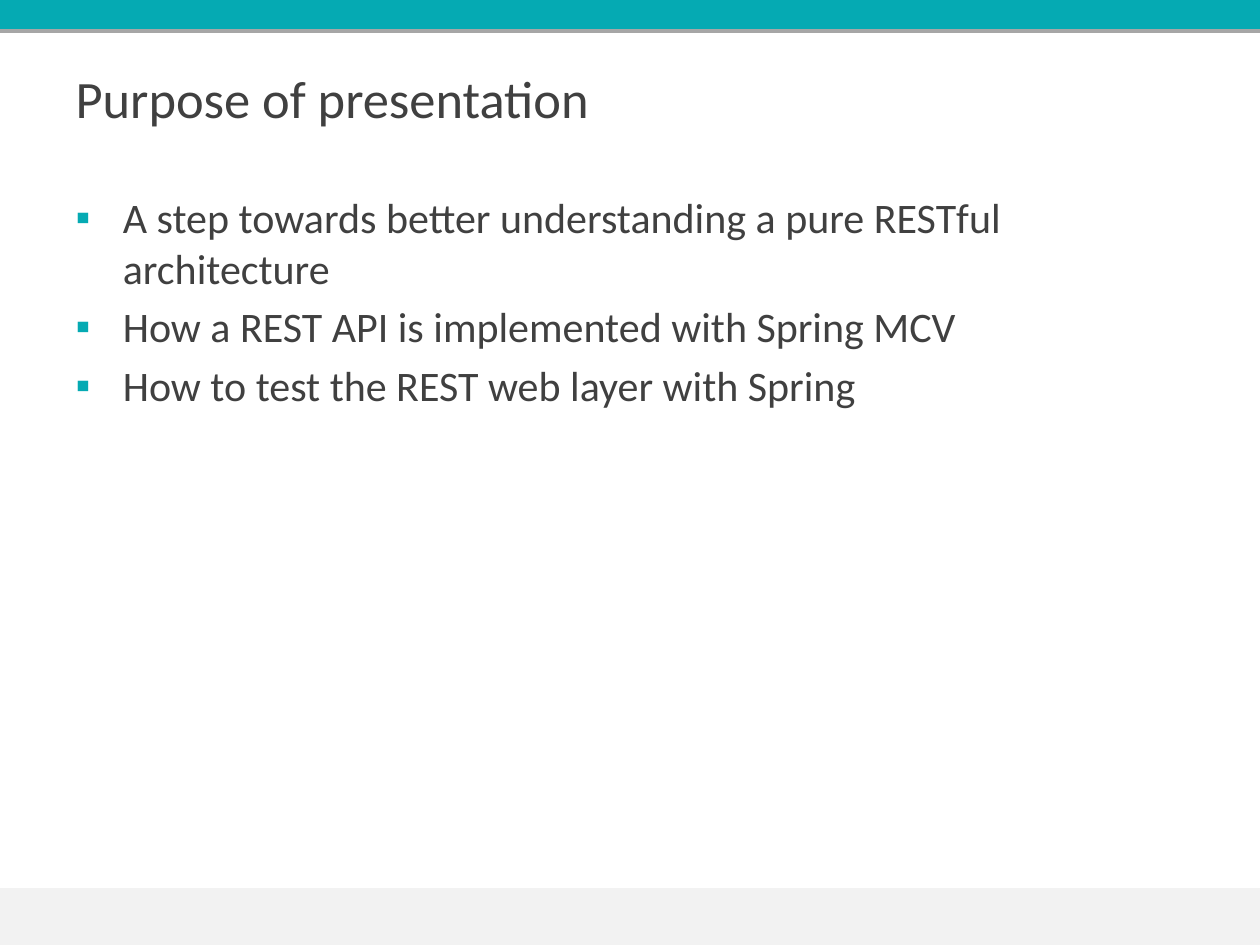
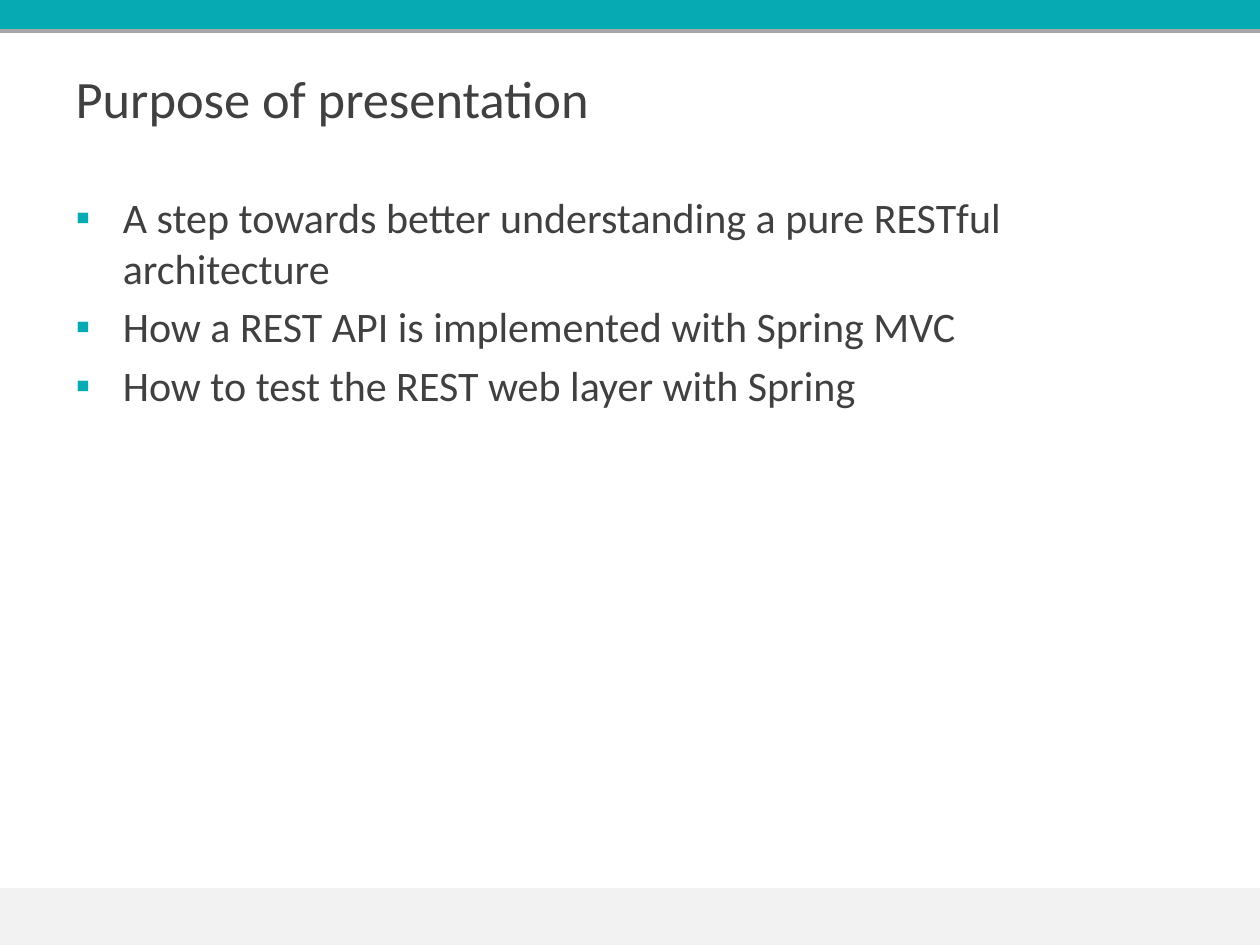
Before and after one commit to mrkambam/spring-mvc-rest, a slide deck: slide 2 of REST-API-Spring-3.2.pptx. Drawn at 1260x945 pixels with LibreOffice and Linux fonts; fonts in the diff are those of the drawing; background and template pictures are left out. Boxes give left, top, right and bottom in pixels: in the first picture for what was removed or moved away, otherwise in the second. Text is boxed around its words. In the diff, an @@ line names an element or a change of style, - is before the commit and + after.

Commit message:
typo in presentation

```diff
--- a/REST-API-Spring-3.2.pptx
+++ b/REST-API-Spring-3.2.pptx
@@ text at <box>123,313,955,349</box>: text changed @@
-▪ How a REST API is implemented with Spring MCV
+▪ How a REST API is implemented with Spring MVC
```
